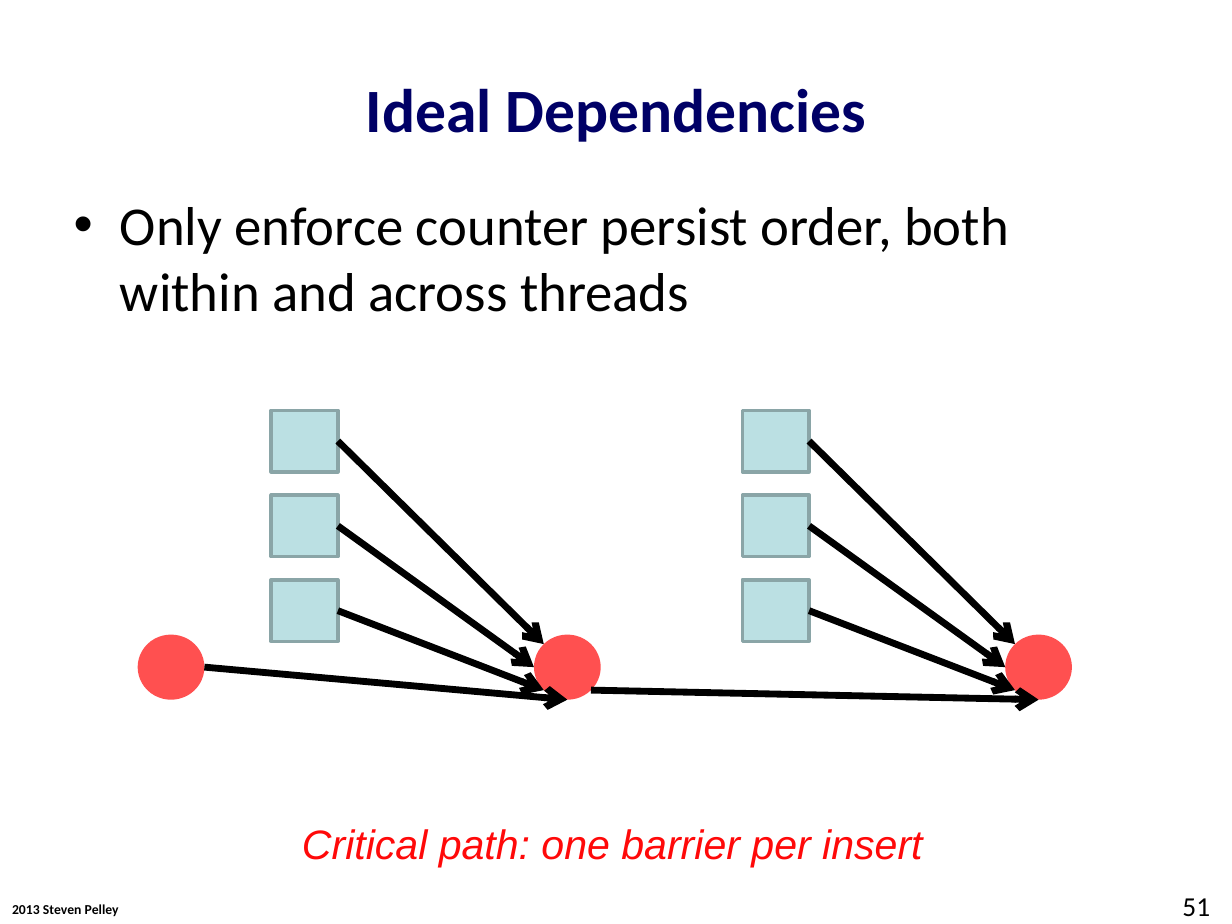
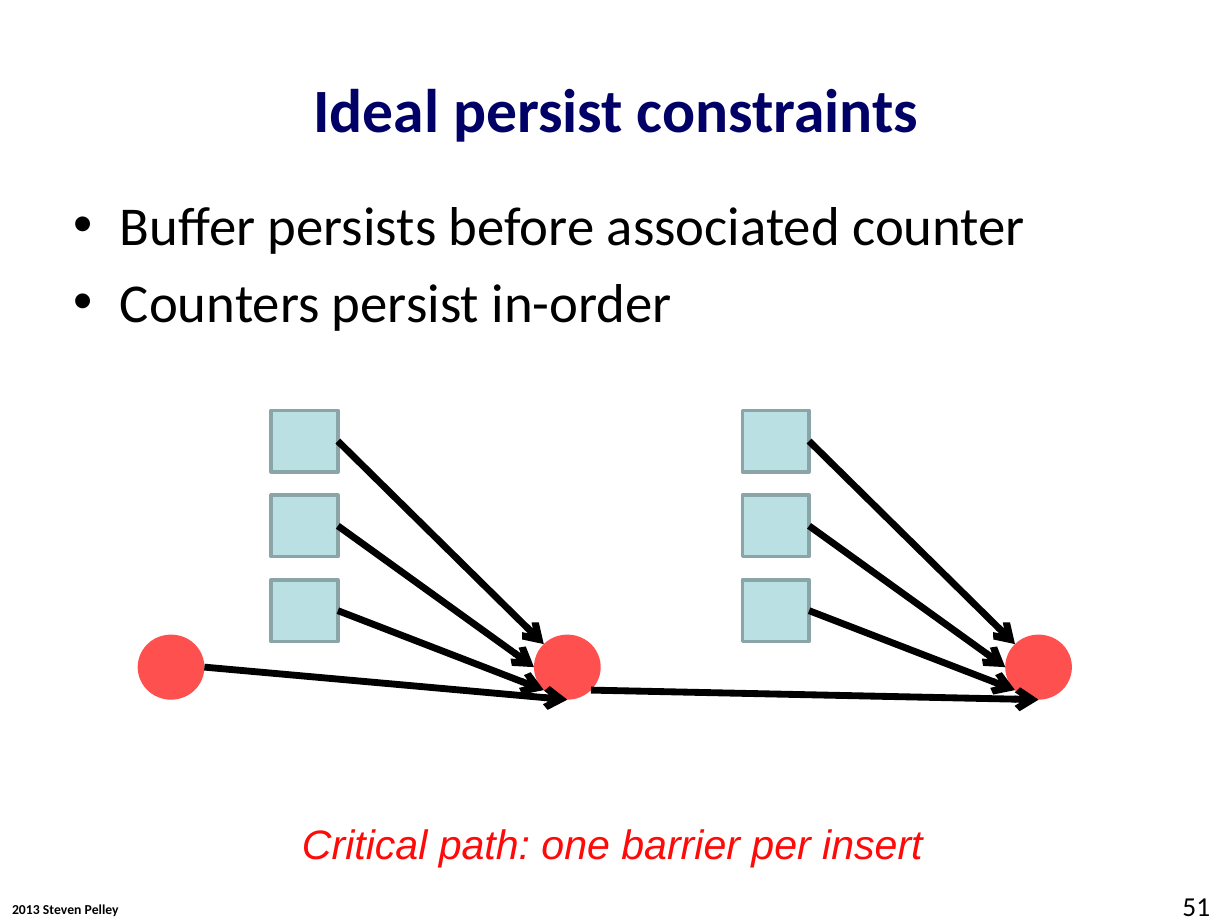
Before and after one commit to Abulila/dissertation, a slide deck: slide 51 of proposal/proposal.pptx. Drawn at 1232x924 pixels with LibreOffice and Linux fonts; fonts in the diff are those of the drawing; background and template pictures are left out. Boxes give left, top, right and bottom in pixels: in the first picture for what was removed or moved away, otherwise in the second. Text is boxed around its words. In the diff, an @@ line names an element or a change of style, - is before the commit and + after.

```diff
--- a/proposal/proposal.pptx
+++ b/proposal/proposal.pptx
@@ title at (x1=313, y1=88, x2=918, y2=142): text changed @@
-Ideal Dependencies
+Ideal persist constraints
@@ text at (x1=120, y1=207, x2=1025, y2=331): text changed @@
-• Only enforce counter persist order, both within and across threads
+• Buffer persists before associated counter
+• Counters persist in-order
```
Also in this commit, not shown: 8 other slides changed.
